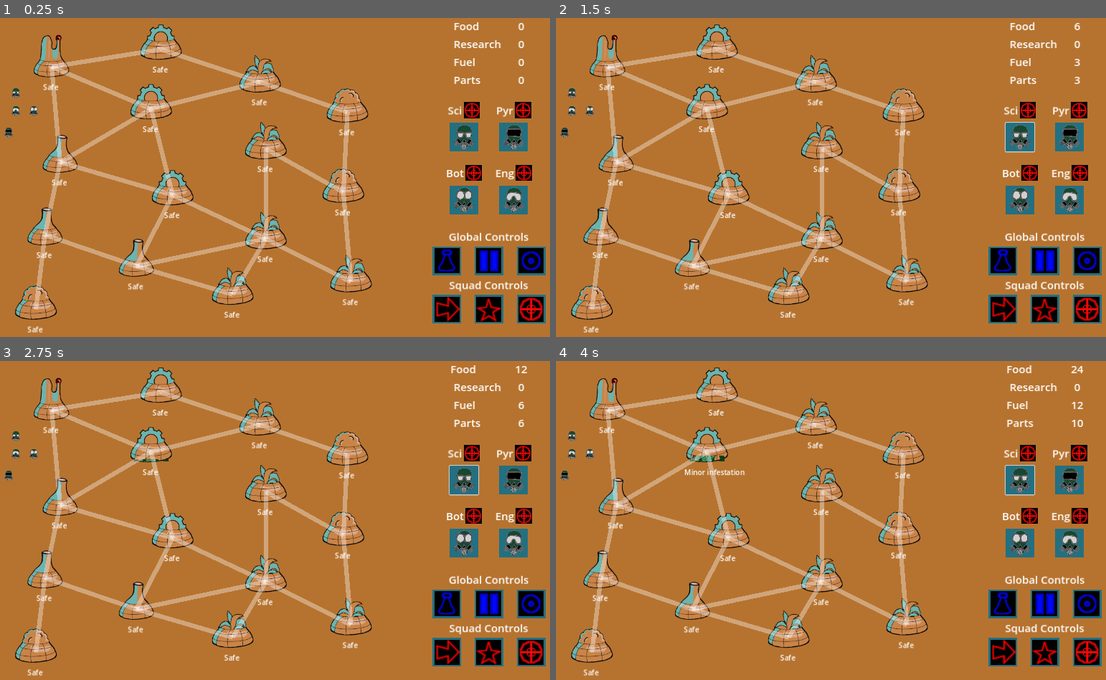
Above: before the commit, frames 1-4 (two rows, left to right).
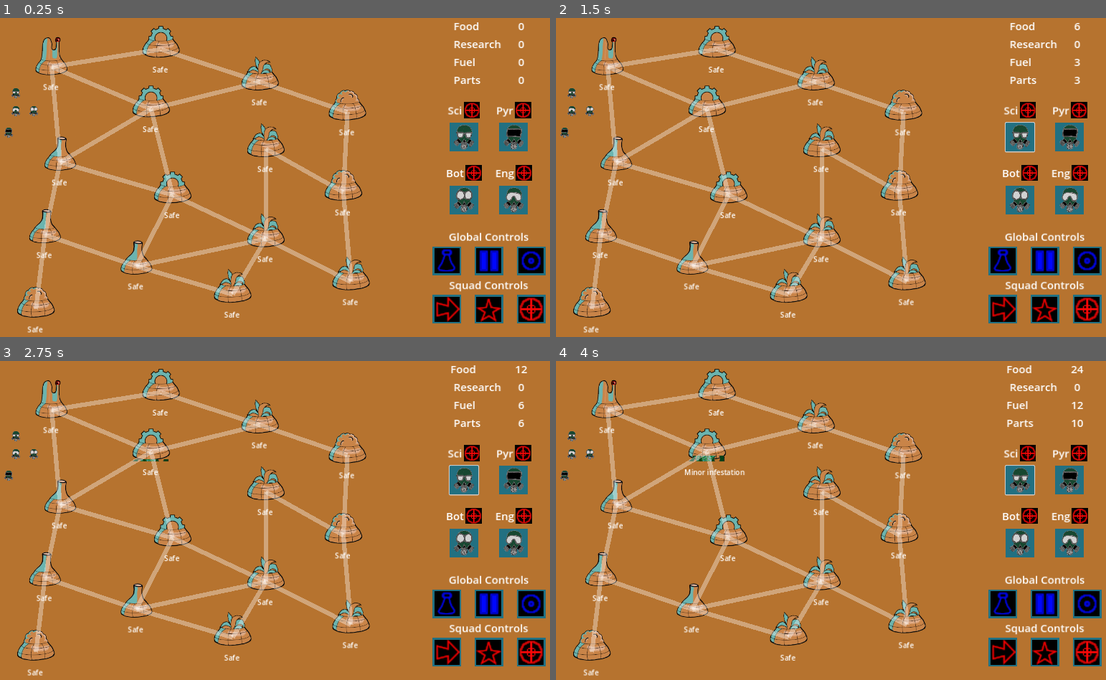
Above: after the commit, the same moments.

Repository: Aveli-games/contra-tentacula
Game: Godot game, scene res://main.tscn
The game is run twice, just before and just after one commit, with the same random seed, the same clock (stepped at 60 frames per second) and the same inputs.
Inputs (mouse positions are in pixels of both pictures, inside the frame that each line leads up to):
- Up to frame 1 (0.25 s): no input
- Up to frame 2 (1.5 s): click (1018, 136) at 0.52 s; click (1018, 136) at 1.27 s
- Up to frame 3 (2.75 s): click (462, 479) at 2.02 s
- Up to frame 4 (4 s): tap Enter at 2.75 s; move the mouse to (605, 399) at 2.77 s; click (605, 399) at 2.92 s; tap Space at 3.5 s; move the mouse to (704, 440) at 3.52 s; click (704, 440) at 3.67 s

The runs differ from the first frame. In frame 1, 4.5% of the frame differs, in the area x 2-68%, y 2-95%; in frame 2, 4.5%; in frame 3, 4.5%; in frame 4, 4.5%.

Commit message:
Lock squad into center of dome on entering
Differentiate between dome hitbox for squads and selection hitbox

Convert squads back to area2d since we don't actually need physics functionality

Remove currently unnecessary mouseover detection (will be used later for highlighting pieces on mouseover)

Diff:
--- a/dome.gd
+++ b/dome.gd
@@ -16,7 +16,6 @@
 @export var resource_type: Globals.ResourceType = Globals.ResourceType.NONE
 var is_hidden: bool = false
 var connections: Dictionary = {}
-var mouseover: bool = false
 
 enum InfestationStage {UNINFESTED, MINOR, MODERATE, MAJOR, FULL, LOST}
 
@@ -115,13 +114,7 @@
 func _on_body_exited(body):
 	body.location = null
 
-func _on_mouse_entered():
-	mouseover = true
-
-func _on_mouse_exited():
-	mouseover = false
-
-func _on_input_event(viewport, event, shape_idx):
+func _on_selection_area_input_event(viewport, event, shape_idx):
 	if event is InputEventMouseButton:
 		if event.button_index == MOUSE_BUTTON_RIGHT and event.pressed:
 			targeted.emit(self)
--- a/dome.tscn
+++ b/dome.tscn
@@ -1,7 +1,7 @@
 [gd_scene load_steps=5 format=3 uid="uid://dc3j5h50tp0m2"]
 
 [ext_resource type="Script" path="res://dome.gd" id="1_n1lt3"]
-[ext_resource type="Texture2D" uid="uid://4hr5ufqb61s6" path="res://art/dome_sprites/Dome_hq_96.png" id="2_rbnta"]
+[ext_resource type="Texture2D" uid="uid://be0sefnhug70t" path="res://art/dome_sprites/Dome_base_96.png" id="2_s0vf2"]
 [ext_resource type="Texture2D" uid="uid://wu2hvnkh20a3" path="res://art/dome_sprites/infestation_test_96.png" id="3_1jsn0"]
 
 [sub_resource type="RectangleShape2D" id="RectangleShape2D_ypw7x"]
@@ -10,6 +10,12 @@
 [node name="Dome" type="Area2D"]
 position = Vector2(544, 312)
 script = ExtResource("1_n1lt3")
+
+[node name="SelectionArea" type="Area2D" parent="."]
+
+[node name="SelectionHitBox" type="CollisionShape2D" parent="SelectionArea"]
+position = Vector2(-1, -24.5)
+shape = SubResource("RectangleShape2D_ypw7x")
 
 [node name="ResourceGenerationTimer" type="Timer" parent="."]
 
@@ -32,7 +38,8 @@
 
 [node name="BuildingSprite" type="Sprite2D" parent="Building"]
 position = Vector2(0, -24)
-texture = ExtResource("2_rbnta")
+scale = Vector2(0.9, 0.9)
+texture = ExtResource("2_s0vf2")
 
 [node name="InfestationProgress" type="TextureProgressBar" parent="Building"]
 offset_left = -47.0
@@ -44,9 +51,10 @@
 fill_mode = 3
 texture_progress = ExtResource("3_1jsn0")
 
-[node name="CollisionShape2D" type="CollisionShape2D" parent="."]
-position = Vector2(-1, -24.5)
-shape = SubResource("RectangleShape2D_ypw7x")
+[node name="CollisionPolygonHitBox" type="CollisionPolygon2D" parent="."]
+position = Vector2(0, -24)
+scale = Vector2(0.9, 0.9)
+polygon = PackedVector2Array(31, 1.6, 42, 13.6, 42, 15.8, 47, 25.8, 47, 34, 45.7, 34, 44.7, 37, 42.4, 37, 37.4, 41, 34.2, 41, 28.2, 44, 23.2, 44, 11.1, 47, -1.9, 47, -11.1, 48, -12, 48, -12, 47, -22, 47, -22, 45.9, -36, 43.9, -36, 42.6, -46, 37.6, -46, 23, -44.7, 23, -41.7, 14, -40.7, 14, -39.7, 11, -38.5, 11, -32, 2.7, -32, 0, 31, 0)
 
 [node name="DomeName" type="Label" parent="."]
 offset_left = 57.0
@@ -57,9 +65,9 @@
 [connection signal="body_entered" from="." to="." method="_on_body_entered"]
 [connection signal="body_exited" from="." to="." method="_on_body_exited"]
 [connection signal="fully_infested" from="." to="." method="_on_fully_infested"]
-[connection signal="input_event" from="." to="." method="_on_input_event"]
-[connection signal="mouse_entered" from="." to="." method="_on_mouse_entered"]
-[connection signal="mouse_exited" from="." to="." method="_on_mouse_exited"]
+[connection signal="input_event" from="SelectionArea" to="." method="_on_selection_area_input_event"]
+[connection signal="mouse_entered" from="SelectionArea" to="." method="_on_selection_area_mouse_entered"]
+[connection signal="mouse_exited" from="SelectionArea" to="." method="_on_selection_area_mouse_exited"]
 [connection signal="timeout" from="ResourceGenerationTimer" to="." method="_on_resource_generation_timer_timeout"]
 [connection signal="timeout" from="InfestationCheckTimer" to="." method="_on_infestation_check_timer_timeout"]
 [connection signal="timeout" from="DomeLostCountdownTimer" to="." method="_on_dome_lost_countdown_timer_timeout"]
--- a/main.gd
+++ b/main.gd
@@ -66,4 +66,6 @@
 	selected_squad = squad_node
 
 func _on_dome_targeted(dome_node: Dome):
+	if selected_squad.location:
+		selected_squad.position = selected_squad.location.position
 	selected_squad.target_position = dome_node.position
--- a/squad.gd
+++ b/squad.gd
@@ -1,4 +1,4 @@
-extends CharacterBody2D
+extends Area2D
 
 class_name Squad
 
@@ -10,22 +10,10 @@
 var location: Dome
 
 var target_position: Vector2
+var velocity = Vector2.ZERO
 
 func set_sprite(path: String):
 	$Sprite2D.texture = load(path)
-
-func _on_area_entered(area):
-	location = area
-	if location && location.has_method("add_infestation_modifier"):
-		# TEMP: Setting to 3x fight rate so single squad can fight back infestation
-		location.add_infestation_modifier(BASE_INFESTATION_FIGHT_RATE * 3)
-
-func _on_area_exited(area):
-	if location && location.has_method("add_infestation_modifier"):
-		# TEMP: Setting to 3x fight rate so single squad can fight back infestation
-		location.add_infestation_modifier(-BASE_INFESTATION_FIGHT_RATE * 3)
-
-	location = null
 
 func _on_input_event(viewport, event, shape_idx):
 	if event is InputEventMouseButton:
@@ -36,12 +24,15 @@
 	if target_position && position.distance_to(target_position) > 3:
 		var direction = (target_position - position).normalized()
 		velocity = direction * BASE_MOVE_SPEED
-		move_and_slide()
+		position += velocity * delta
 
 # TODO: Update this with respective squad actions
-func _on_area_2d_area_entered(area: Dome):
+func _on_area_entered(area: Dome):
 		area.add_infestation_modifier(BASE_INFESTATION_FIGHT_RATE * 3)
+		location = area
+		position = location.position
 
 # TODO: Update this with respective squad actions
-func _on_area_2d_area_exited(area):
+func _on_area_exited(area: Dome):
 		area.add_infestation_modifier(-BASE_INFESTATION_FIGHT_RATE * 3)
+		location = null
--- a/squad.tscn
+++ b/squad.tscn
@@ -1,14 +1,10 @@
-[gd_scene load_steps=4 format=3 uid="uid://bj33uhw0gf724"]
+[gd_scene load_steps=3 format=3 uid="uid://bj33uhw0gf724"]
 
 [ext_resource type="Script" path="res://squad.gd" id="1_e8qmi"]
 [ext_resource type="Texture2D" uid="uid://cuioydky40jyu" path="res://art/misc_assets/Gasmask_128.png" id="2_c7ugt"]
 
-[sub_resource type="CircleShape2D" id="CircleShape2D_417gi"]
-radius = 12.0416
-
-[node name="Squad" type="CharacterBody2D"]
+[node name="Squad" type="Area2D"]
 position = Vector2(165, 73)
-input_pickable = true
 script = ExtResource("1_e8qmi")
 
 [node name="Sprite2D" type="Sprite2D" parent="."]
@@ -19,11 +15,6 @@
 scale = Vector2(0.2, 0.183)
 polygon = PackedVector2Array(15, -62.9, 15, -61.7, 30, -56.7, 30, -55.4, 39, -44.4, 39, -42.4, 41, -40.4, 41, -37.2, 43 …(799 unchanged characters)…
 
-[node name="Area2D" type="Area2D" parent="."]
-
-[node name="CollisionShape2D" type="CollisionShape2D" parent="Area2D"]
-shape = SubResource("CircleShape2D_417gi")
-
+[connection signal="area_entered" from="." to="." method="_on_area_entered"]
+[connection signal="area_exited" from="." to="." method="_on_area_exited"]
 [connection signal="input_event" from="." to="." method="_on_input_event"]
-[connection signal="area_entered" from="Area2D" to="." method="_on_area_2d_area_entered"]
-[connection signal="area_exited" from="Area2D" to="." method="_on_area_2d_area_exited"]
